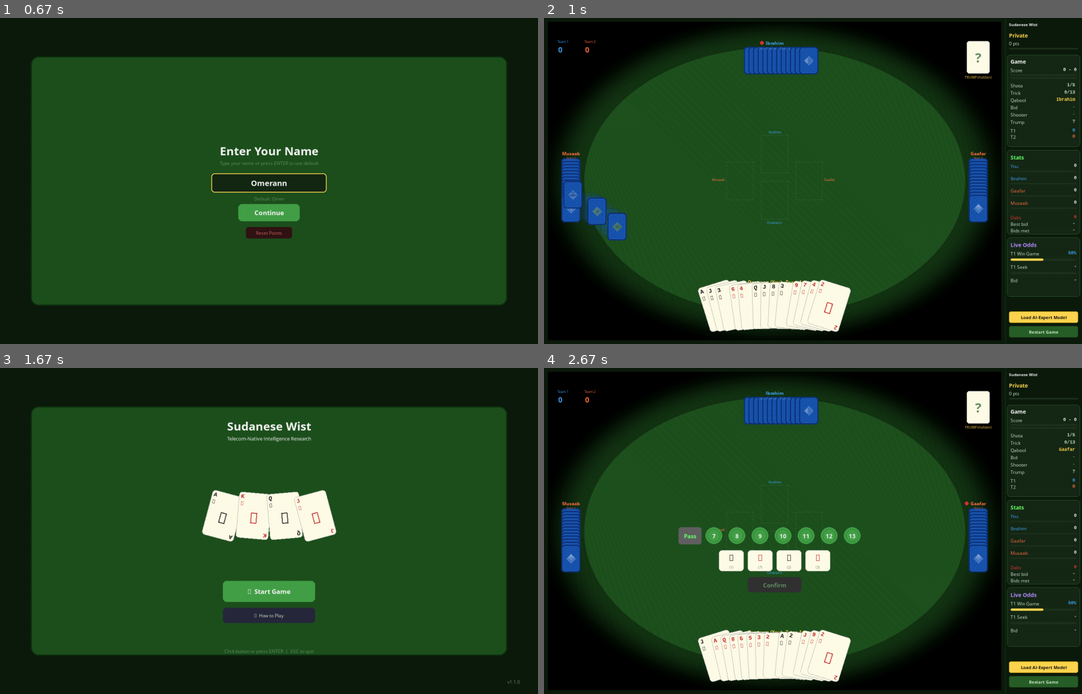
Above: before the commit, frames 1-4 (two rows, left to right).
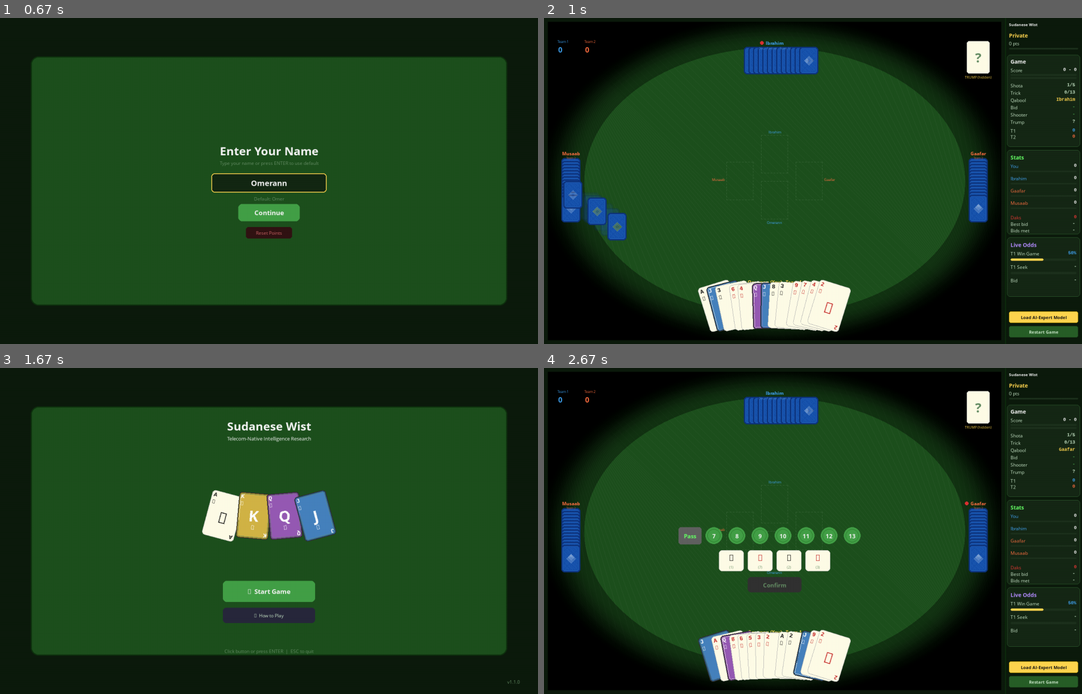
Above: after the commit, the same moments.

Repository: aamagzoub/engineering-intelligence
Game: pygame game, started from gui_pygame/main.py
Two runs of this game, one before a commit and one after it. Both use one fixed random seed, a clock stepped at 60 frames per second and the inputs below.
Inputs (mouse positions are in pixels of both pictures, inside the frame that each line leads up to):
- Up to frame 1 (0.67 s): type "ann" at 0.33 s
- Up to frame 2 (1 s): tap Enter at 0.67 s; click "▶ Start Game" at 0.93 s
- Up to frame 3 (1.67 s): click "Restart Game" at 1.27 s; click "Continue" at 1.6 s
- Up to frame 4 (2.67 s): tap Enter at 1.88 s; click (786, 615) at 2.27 s; click (796, 475) at 2.6 s

Frame 1 is identical in both runs. In frame 2, 0.7% of the frame differs, in the area x 30-45%, y 80-97%; in frame 3, 2.4%, in the area x 43-63%, y 37-54%; in frame 4, 0.9%.

Commit message:
Face cards get colored backgrounds: gold K, purple Q, blue J

Diff:
--- a/gui_pygame/card_renderer.py
+++ b/gui_pygame/card_renderer.py
@@ -8,36 +8,65 @@
 
 def create_card_surface(rank: str, suit: str, width: int = CARD_WIDTH,
                         height: int = CARD_HEIGHT) -> pygame.Surface:
-    """Create a card surface with proper styling."""
+    """Create a card surface with proper styling. Face cards get colored backgrounds."""
     surf = pygame.Surface((width, height), pygame.SRCALPHA)
+
+    # Face card background colors.
+    face_colors = {"K": (180, 150, 40), "Q": (120, 60, 150), "J": (40, 100, 160)}
+    is_face = rank in face_colors
 
     # Card body (rounded rectangle).
     rect = pygame.Rect(0, 0, width, height)
-    pygame.draw.rect(surf, CARD_WHITE, rect, border_radius=CARD_RADIUS)
-    pygame.draw.rect(surf, (180, 180, 180), rect, width=1, border_radius=CARD_RADIUS)
+    if is_face:
+        bg = face_colors[rank]
+        pygame.draw.rect(surf, bg, rect, border_radius=CARD_RADIUS)
+        # Inner lighter area.
+        inner = pygame.Rect(4, 4, width - 8, height - 8)
+        lighter = (min(255, bg[0] + 30), min(255, bg[1] + 30), min(255, bg[2] + 30))
+        pygame.draw.rect(surf, lighter, inner, border_radius=5)
+        # Decorative border.
+        pygame.draw.rect(surf, (255, 255, 255, 80), inner, width=1, border_radius=5)
+        pygame.draw.rect(surf, (50, 50, 50), rect, width=2, border_radius=CARD_RADIUS)
+        text_color = (255, 255, 255)
+    else:
+        pygame.draw.rect(surf, CARD_WHITE, rect, border_radius=CARD_RADIUS)
+        pygame.draw.rect(surf, (180, 180, 180), rect, width=1, border_radius=CARD_RADIUS)
+        text_color = RED_SUIT if suit in ("♥", "♦") else BLACK_SUIT
 
-    # Suit color.
-    color = RED_SUIT if suit in ("♥", "♦") else BLACK_SUIT
+    # Suit color (for suit symbols).
+    suit_color = RED_SUIT if suit in ("♥", "♦") else BLACK_SUIT
+    # For face cards, rank text is always white; suit symbols use suit color on face bg.
+    rank_color = text_color if is_face else suit_color
 
     # Rank in top-left.
     font_size = max(12, width // 5)
     font = pygame.font.SysFont("Consolas", font_size, bold=True)
-    rank_surf = font.render(rank, True, color)
+    rank_surf = font.render(rank, True, rank_color)
     surf.blit(rank_surf, (5, 3))
 
     # Suit symbol in top-left (below rank).
     suit_font = pygame.font.SysFont("Segoe UI", font_size - 2)
-    suit_small = suit_font.render(suit, True, color)
+    suit_small = suit_font.render(suit, True, suit_color if not is_face else (255, 255, 255))
     surf.blit(suit_small, (5, 3 + font_size))
 
-    # Large suit in centre.
-    big_font = pygame.font.SysFont("Segoe UI", max(20, width // 2))
-    big_suit = big_font.render(suit, True, color)
-    big_rect = big_suit.get_rect(center=(width // 2, height // 2 + 5))
-    surf.blit(big_suit, big_rect)
+    # Centre: face cards show large rank letter, number cards show large suit.
+    if is_face:
+        big_font = pygame.font.SysFont("Segoe UI", max(24, width // 2), bold=True)
+        big_rank = big_font.render(rank, True, (255, 255, 255))
+        big_rect = big_rank.get_rect(center=(width // 2, height // 2))
+        surf.blit(big_rank, big_rect)
+        # Small suit below the letter.
+        small_suit = pygame.font.SysFont("Segoe UI", max(12, width // 5)).render(
+            suit, True, (255, 255, 255, 180))
+        surf.blit(small_suit, small_suit.get_rect(centerx=width // 2, y=height // 2 + 18))
+    else:
+        big_font = pygame.font.SysFont("Segoe UI", max(20, width // 2))
+        big_suit = big_font.render(suit, True, suit_color)
+        big_rect = big_suit.get_rect(center=(width // 2, height // 2 + 5))
+        surf.blit(big_suit, big_rect)
 
     # Rank in bottom-right (rotated).
-    rank_br = font.render(rank, True, color)
+    rank_br = font.render(rank, True, rank_color)
     rank_br = pygame.transform.rotate(rank_br, 180)
     surf.blit(rank_br, (width - rank_br.get_width() - 5, height - rank_br.get_height() - 3))
 
